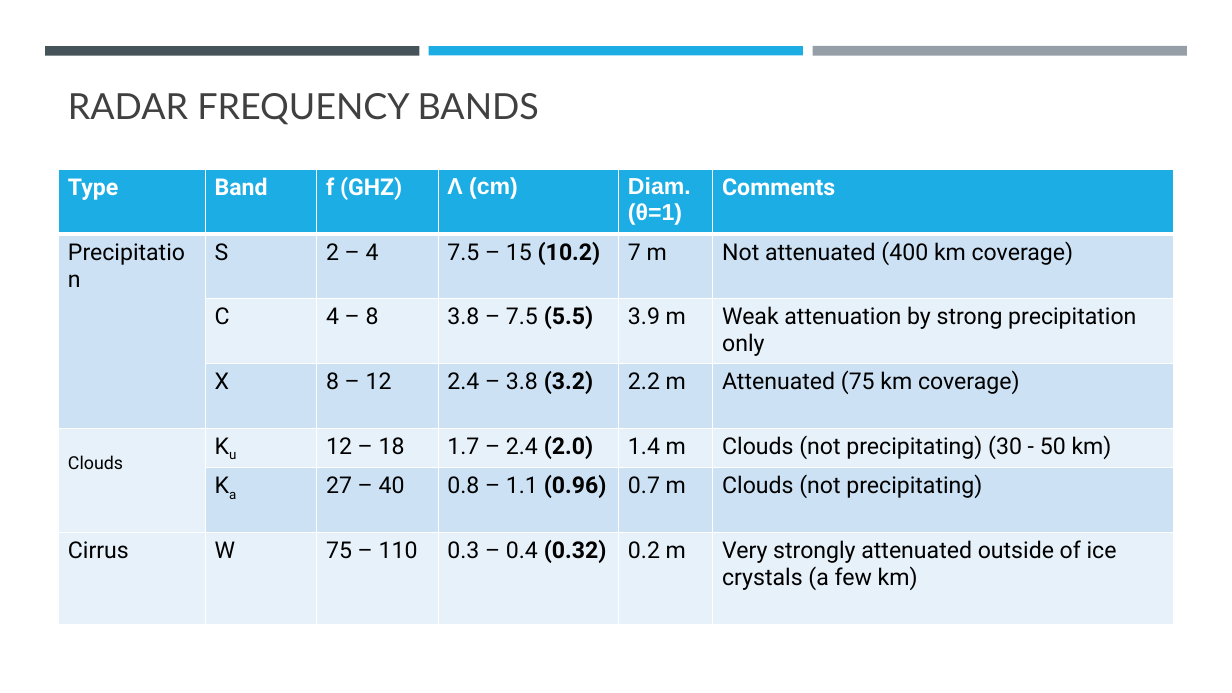
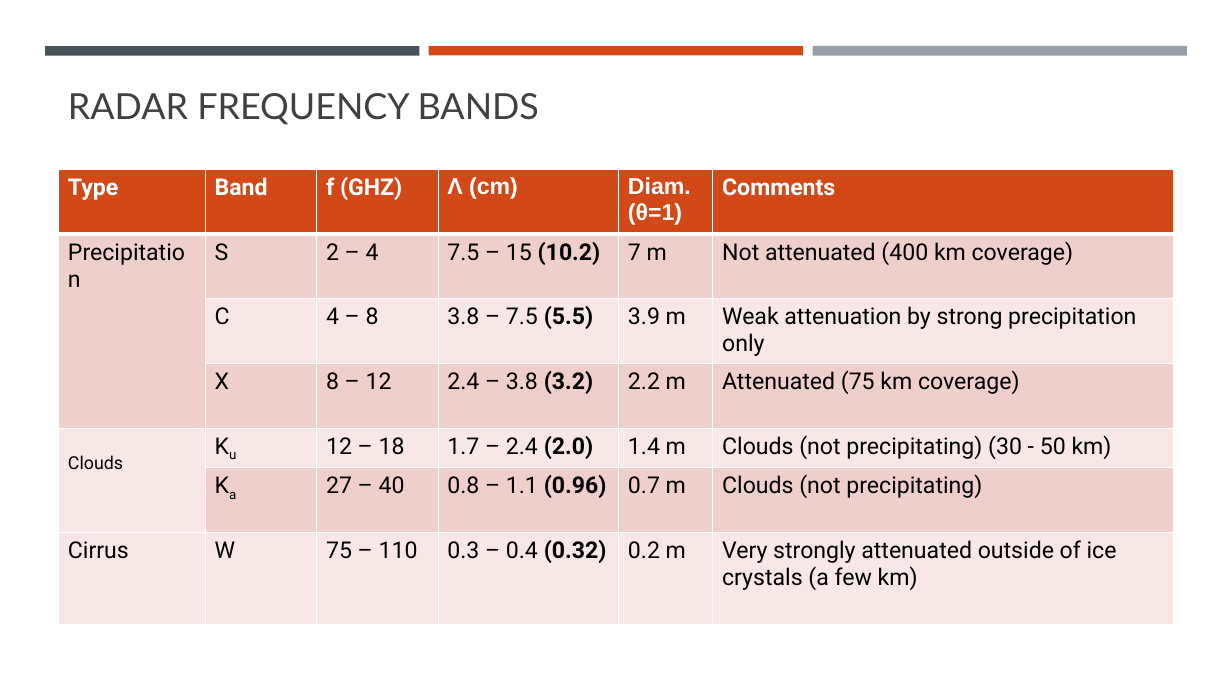
Before and after one commit to vlouf/AMOS_2020, a slide deck: slide 10 of 01 - Introduction/Part 1 - Radar general concepts.pptx (slide 9 before the commit). Drawn at 1232x693 pixels with LibreOffice and Linux fonts; fonts in the diff are those of the drawing. Boxes give left, top, right and bottom in pixels: in the first picture for what was removed or moved away, otherwise in the second. Text is boxed around its words. In the diff, an @@ line names an element or a change of style, - is before the commit and + after.

```diff
--- a/01 - Introduction/Part 1 - Radar general concepts.pptx
+++ b/01 - Introduction/Part 1 - Radar general concepts.pptx
@@ rectangle at (429, 46, 803, 55): fill #1CADE4 to #D34817 @@
@@ table at (59, 169, 1176, 623) @@
@@ fill #1CADE4 to #D34817 in row 1 @@
@@ fill #CDE3F5 to #EFCFCC in 16 cells @@
@@ fill #E8F1FA to #F7E9E8 in 17 cells @@
```
Also in this commit, not shown: 8 other slides changed, 1 slide added.
